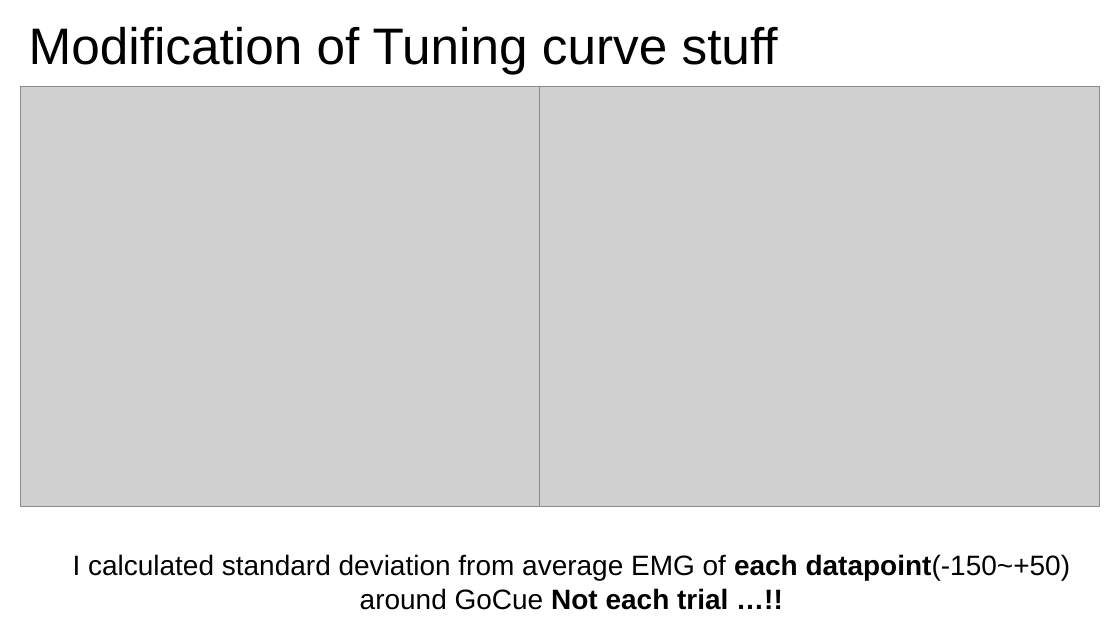
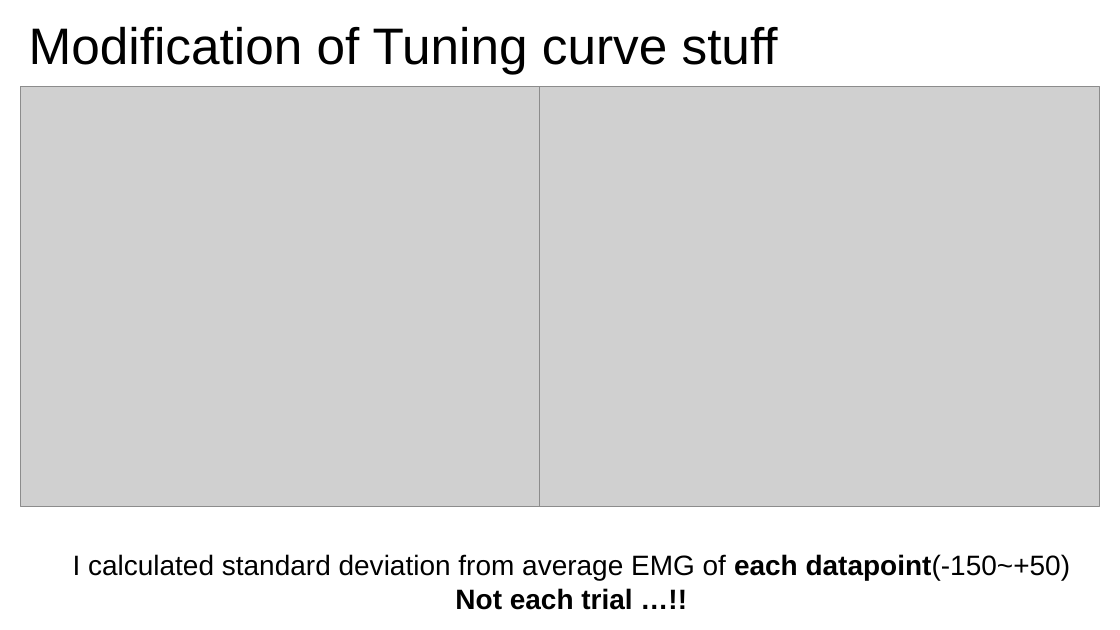
Before and after one commit to Hiroo-Miyata/chase-lab, a slide deck: slide 3 of report/20220923.pptx. Drawn at 1120x630 pixels with LibreOffice and Linux fonts; fonts in the diff are those of the drawing; grey boxes stand for pictures. Boxes give left, top, right and bottom in pixels: in the first picture for what was removed or moved away, otherwise in the second. Text is boxed around its words. In the diff, an @@ line names an element or a change of style, - is before the commit and + after.

```diff
--- a/report/20220923.pptx
+++ b/report/20220923.pptx
@@ text at [73, 554, 1071, 610]: text changed @@
-I calculated standard deviation from average EMG of each datapoint(-150~+50) around GoCue Not each trial …!!
+I calculated standard deviation from average EMG of each datapoint(-150~+50) Not each trial …!!
```
Also in this commit, not shown: 1 other slide changed, 22 other files.
